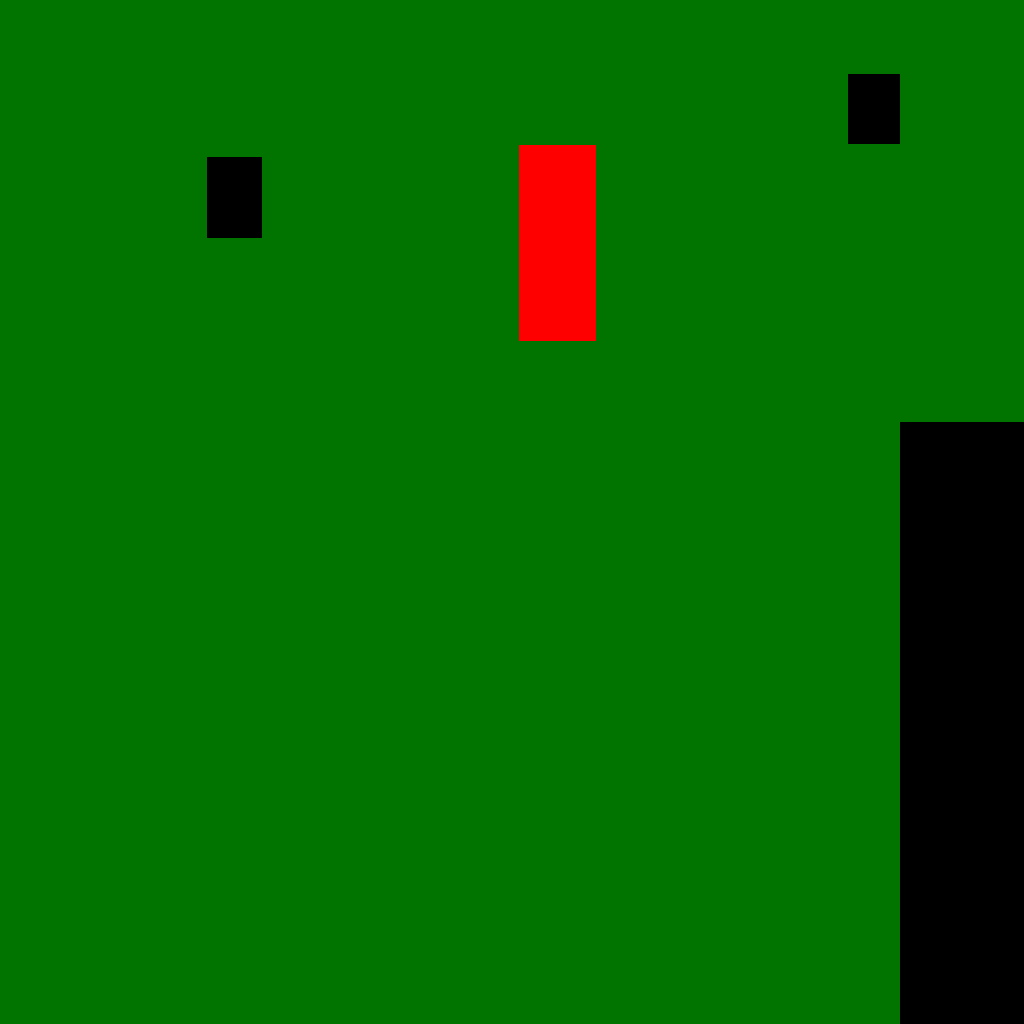
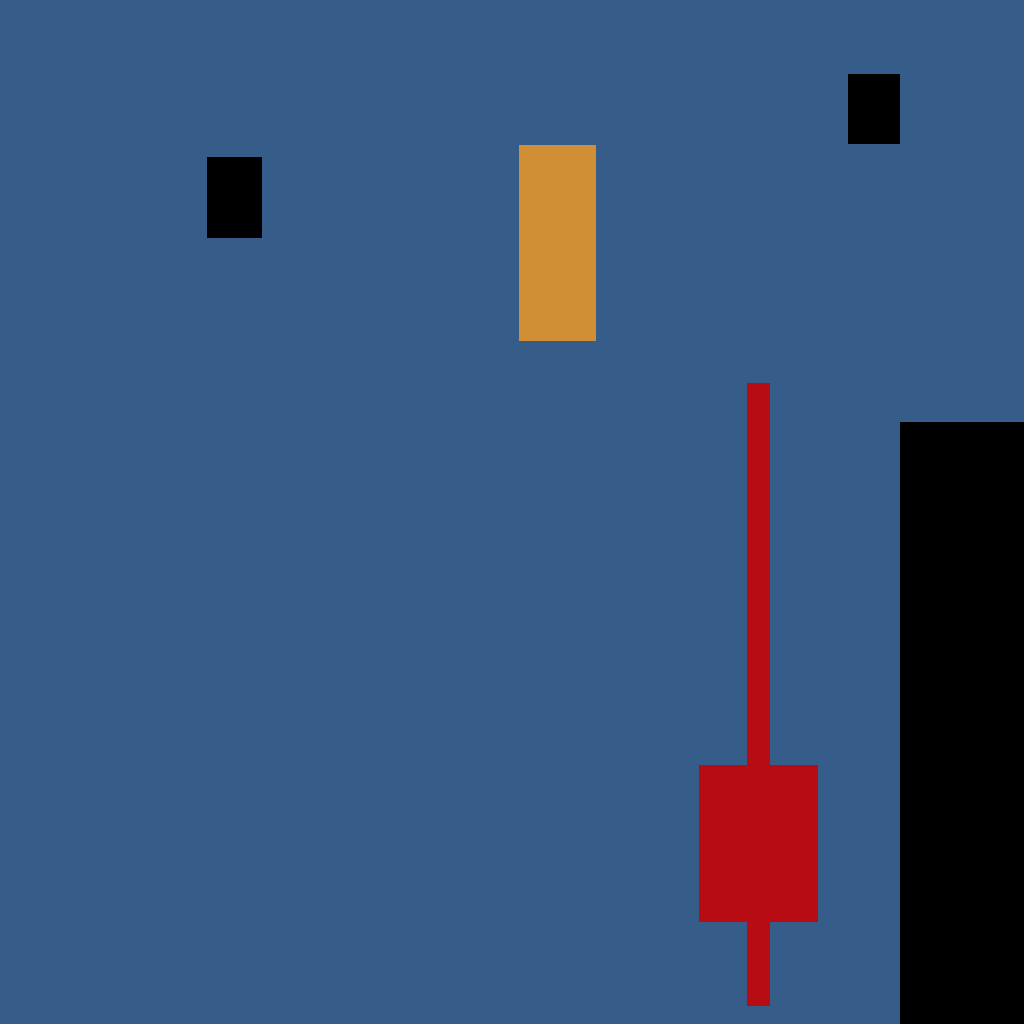
Layer changes from the first 1024×1024 image to the second:
painted on "head.png" over left=0, top=0, right=1024, bottom=1024
